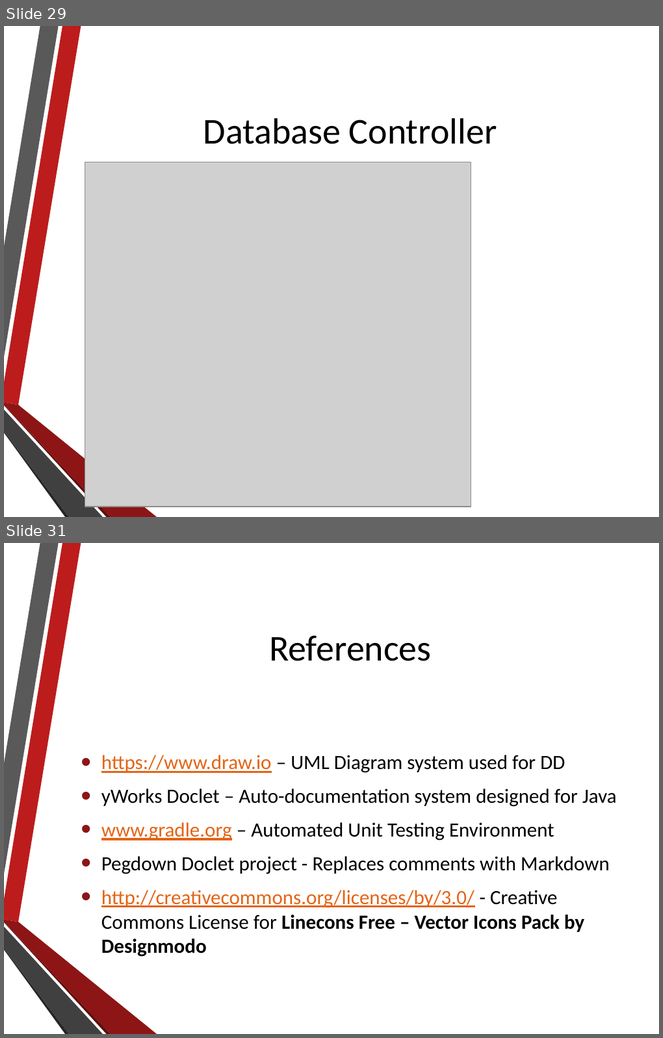
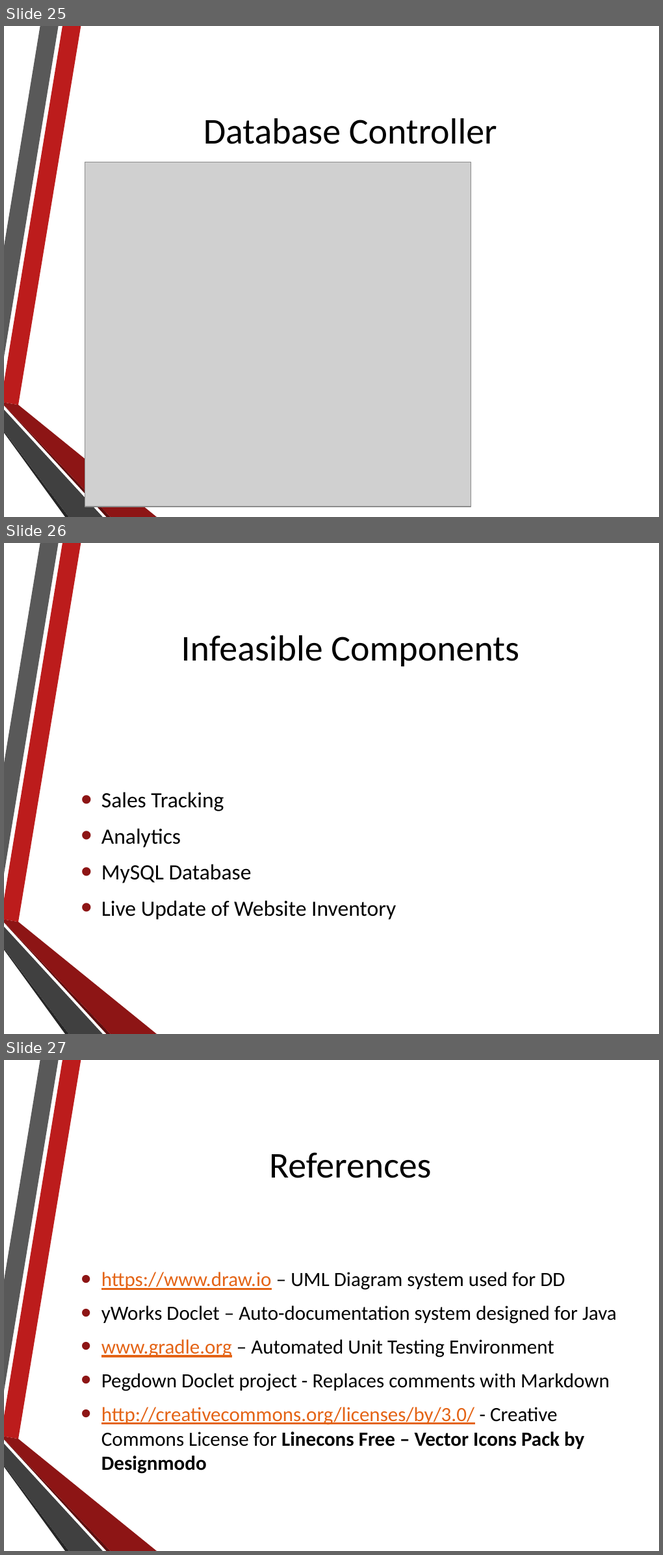
Before and after one commit to NathanielInman/IMS, a slide deck: Development Resources/Presentation.pptx. Shown one above the other, each under a label of ours: slides 29 and 31 before the commit, slides 25, 26 and 27 after it; the slides between them are not shown. The pictures are 663x1038 and 663x1555 pixels, drawn with LibreOffice and Linux fonts; fonts in the diff are those of the drawing; grey boxes stand for pictures; background and template pictures are left out. Boxes give left, top, right and bottom in pixels: in the first picture for what was removed or moved away, otherwise in the second. Text is boxed around its words. In the diff, an @@ line names an element or a change of style, - is before the commit and + after.

```diff
--- a/Development Resources/Presentation.pptx
+++ b/Development Resources/Presentation.pptx
@@ slide 26 added at (4, 543, 659, 1034), background picture (left out); not listed: 6 template elements that a slide beside it also shows @@
@@ title added at (181, 635, 519, 667), 40 pt, text #000000 @@
+Infeasible Components
@@ text added at (102, 792, 396, 920), 24 pt, text #000000 @@
+• Sales Tracking
+• Analytics
+• MySQL Database
+• Live Update of Website Inventory
@@ what was slide 29 is now slide 25 @@
@@ what was slide 31 is now slide 27 @@
```
Also in this commit, not shown: 5 slides removed.
